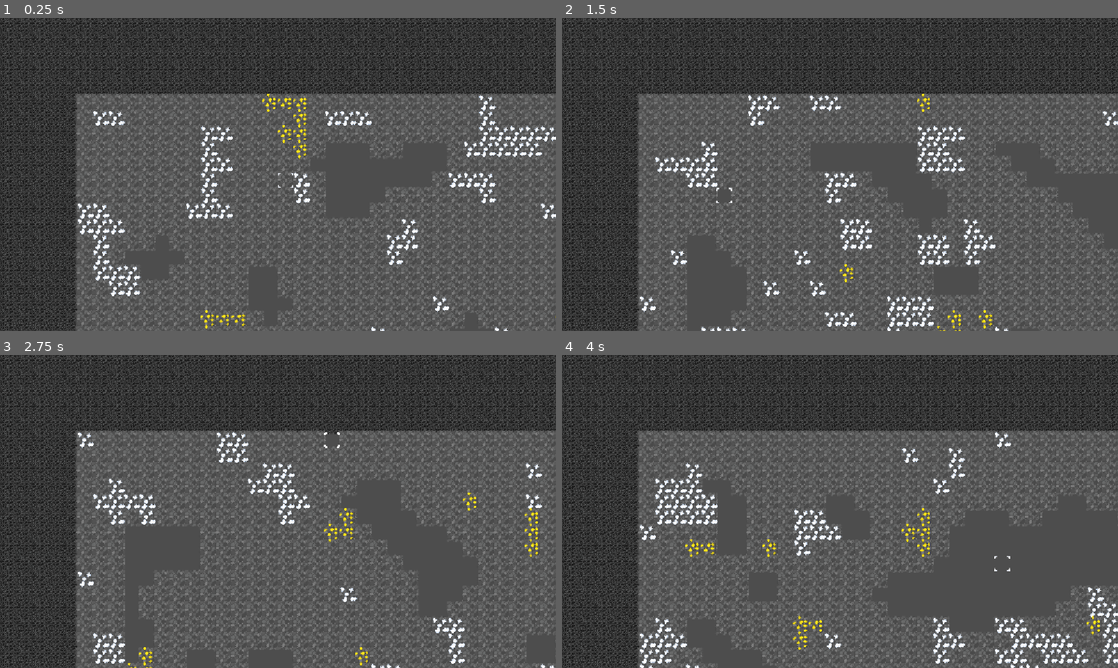
Above: before the commit, frames 1-4 (two rows, left to right).
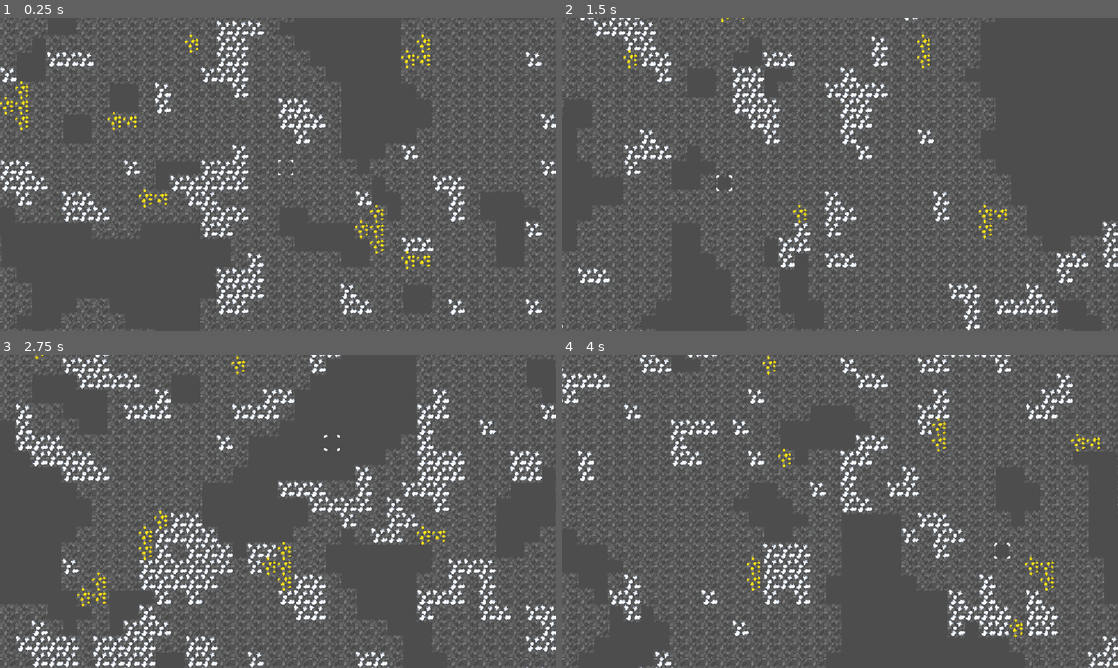
Above: after the commit, the same moments.

Repository: TotsllyRandom/Clones-In-A-Cave
Game: Godot game, scene res://scenes/main.tscn
Two runs of this game, one before a commit and one after it. Both use one fixed random seed, a clock stepped at 60 frames per second and the inputs below.
Inputs (mouse positions are in pixels of both pictures, inside the frame that each line leads up to):
- Up to frame 1 (0.25 s): no input
- Up to frame 2 (1.5 s): tap Enter at 0.5 s; move the mouse to (962, 158) at 0.52 s; tap Alt at 0.6 s; click (962, 158) at 0.67 s; tap R (debug_resetCave) at 1.25 s; move the mouse to (728, 190) at 1.27 s; tap Shift at 1.35 s; click (728, 190) at 1.42 s
- Up to frame 3 (2.75 s): tap R (debug_resetCave) at 2 s; move the mouse to (333, 442) at 2.02 s; tap Alt at 2.1 s; click (333, 442) at 2.17 s
- Up to frame 4 (4 s): tap R (debug_resetCave) at 2.75, 3.5 s; move the mouse to (812, 574) at 2.77 s; tap Shift at 2.85 s; click (812, 574) at 2.92 s; move the mouse to (1006, 558) at 3.52 s; tap Alt at 3.6 s; click (1006, 558) at 3.67 s

The runs differ from the first frame. In frame 1, 43% of the frame differs, in the area x 0-100%, y 0-100%; in frame 2, 42%; in frame 3, 44%; in frame 4, 44%.

Commit message:
Update debug_camera.gd

Diff:
--- a/scripts/debug_camera.gd
+++ b/scripts/debug_camera.gd
@@ -12,7 +12,8 @@
 func _ready() -> void:
 	limits[2] = (tile_data.map_size[0] + tile_data.obsidian_border * 2) * 32 - (get_viewport_rect().size.x / 2)
 	limits[3] = (tile_data.map_size[1] + tile_data.obsidian_border * 2) * 32 - (get_viewport_rect().size.y / 2)
-
+	position.x = limits[2]/2
+	position.y = limits[3]/2
 
 # Called every frame. 'delta' is the elapsed time since the previous frame.
 func _process(_delta: float) -> void:
